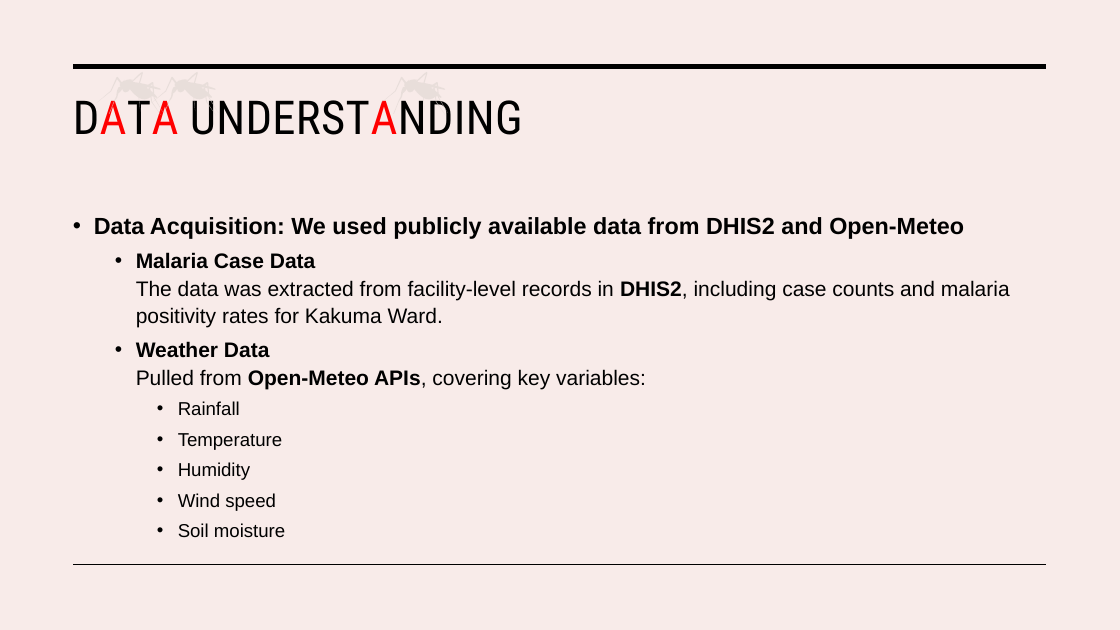
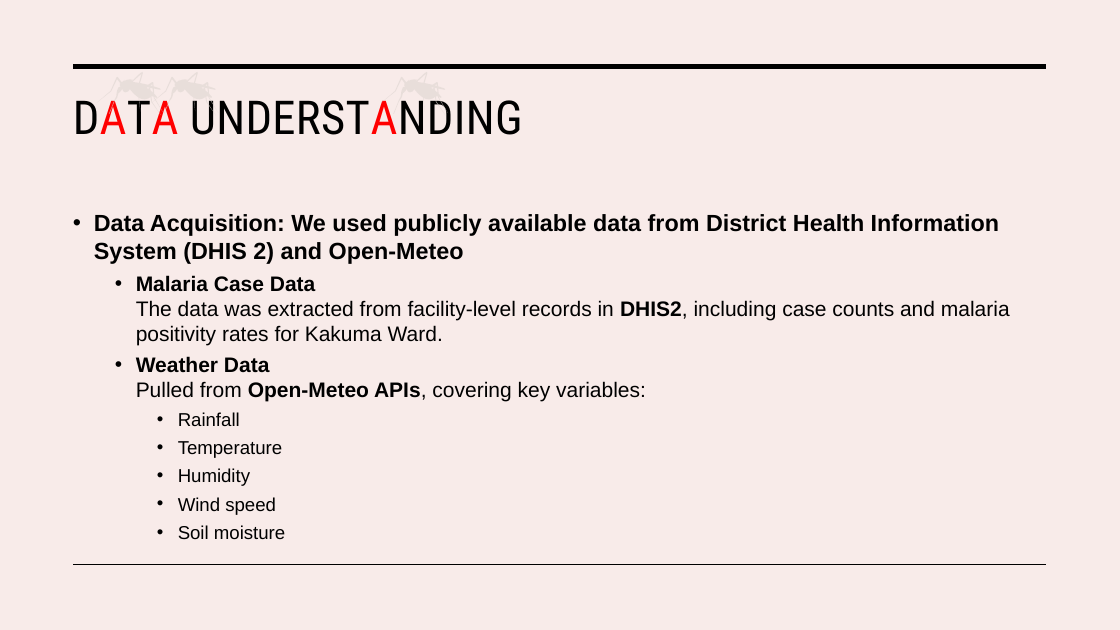
Before and after one commit to H-Rumenya/Malaria-Predictive-Model, a slide deck: slide 3 of Malaria_Predictive_model.pptx. Drawn at 1120x630 pixels with LibreOffice and Linux fonts; fonts in the diff are those of the drawing. Boxes give left, top, right and bottom in pixels: in the first picture for what was removed or moved away, otherwise in the second. Text is boxed around its words. In the diff, an @@ line names an element or a change of style, - is before the commit and + after.

```diff
--- a/Malaria_Predictive_model.pptx
+++ b/Malaria_Predictive_model.pptx
@@ text at (x1=94, y1=214, x2=999, y2=264): text changed @@
-• Data Acquisition: We used publicly available data from DHIS2 and Open-Meteo
+• Data Acquisition: We used publicly available data from District Health Information System (DHIS 2) and Open-Meteo
@@ text at (x1=136, y1=275, x2=1010, y2=540): line spacing 1.1 to 1 @@
```
Also in this commit, not shown: 13 other slides changed, 6 slides added, 1 slide removed, 15 other files.
